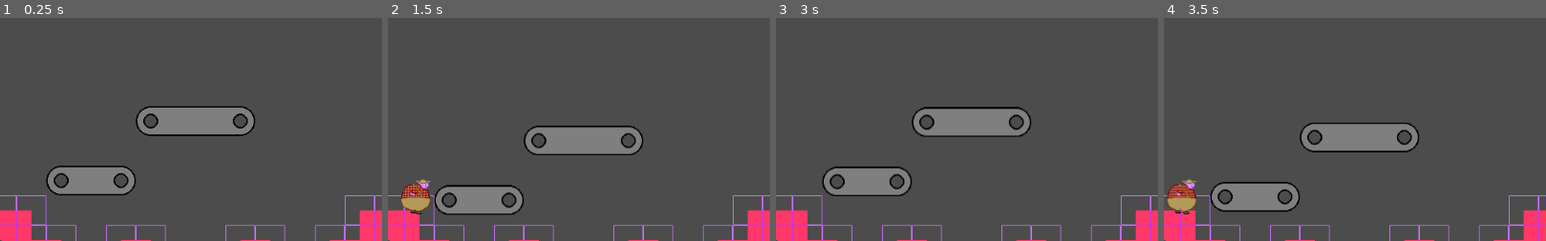
Above: before the commit, frames 1-4 (left to right).
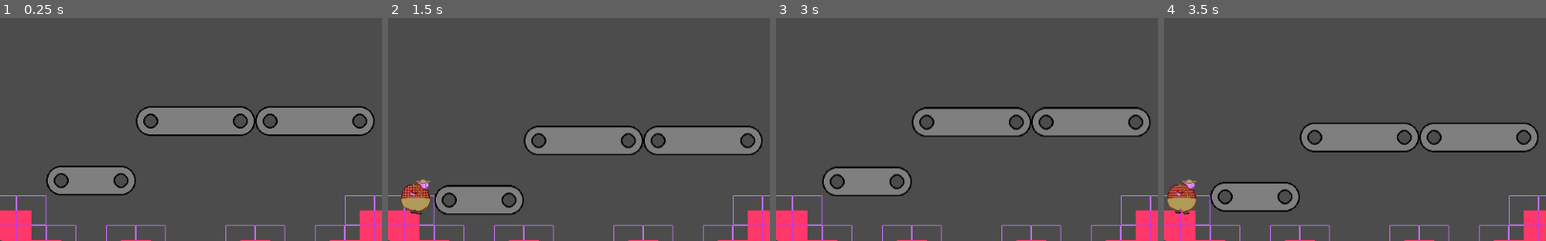
Above: after the commit, the same moments.

Repository: carsonswope/gmtk-jam
Game: Godot game, scene res://MainScene.tscn
Two runs of this game, one before a commit and one after it. Both use one fixed random seed, a clock stepped at 60 frames per second and the inputs below.
Inputs:
- Up to frame 1 (0.25 s): no input
- Up to frame 2 (1.5 s): click ">" at 0.5 s; click "||" at 1.25 s
- Up to frame 3 (3 s): click "[ ]" at 2 s; click ">" at 2.75 s
- Up to frame 4 (3.5 s): no input
The pictures show only the part of the screen within x 17-67%, y 0-50%; the shares and areas given below are measured in that part.

The runs differ from the first frame. In frame 1, 3.7% of the frame differs, in the area x 66-98%, y 39-53%; in frame 2, 3.5%; in frame 3, 3.5%; in frame 4, 3.5%.

Commit message:
Player jumps over small bumps

Diff:
--- a/Player.gd
+++ b/Player.gd
@@ -4,9 +4,10 @@
 var speed : int = 200
 var jumpForce : int = 600
 var gravity : int = 900
-var floor_angle : float = PI/6.0;
+var floor_angle : float = PI/4.0;
 var vel : Vector2 = Vector2()
 var moving_right : bool = true
+var jump_height : float = 30
 
 onready var sprite : AnimatedSprite = get_node("FullBody/Sprite")
 onready var hat : Sprite = get_node("FullBody/Hat")
@@ -38,7 +39,14 @@
 		if hit_floor:
 			body.rotation = -asin(normal.cross(Vector2.UP) / (normal.length() * Vector2.UP.length()))
 		if hit_wall:
-			moving_right = !moving_right
+			if (!hit_floor):
+				normal = Vector2.UP
+			var curr_move_angle = atan2(normal.y,normal.x) + (PI/2 if moving_right else -PI/2)
+			var curr_move_vector = Vector2(sin(curr_move_angle),cos(curr_move_angle))
+			if (!test_move(transform,(curr_move_vector*speed + Vector2.UP * jump_height)*delta)):
+				vel.y -= jump_height
+			else:
+				moving_right = !moving_right
 	else:
 		body.rotation = max(0,abs(body.rotation)-PI/30.0)*sign(body.rotation)
 
--- a/levels/level_1.tscn
+++ b/levels/level_1.tscn
@@ -26,6 +26,11 @@
 [node name="tiles" parent="Platform 2" index="0"]
 tile_data = PoolIntArray( 196617, 0, 0, 196618, 4, 0, 196619, 4, 0, 196620, 2, 0 )
 
+[node name="Platform 3" parent="." instance=ExtResource( 5 )]
+
+[node name="tiles" parent="Platform 3" index="0"]
+tile_data = PoolIntArray( 196621, 0, 0, 196622, 4, 0, 196623, 4, 0, 196624, 2, 0 )
+
 [node name="Terrain" parent="." instance=ExtResource( 4 )]
 
 [node name="Terrain" parent="Terrain" index="0"]
@@ -33,4 +38,5 @@
 
 [editable path="Platform 1"]
 [editable path="Platform 2"]
+[editable path="Platform 3"]
 [editable path="Terrain"]
